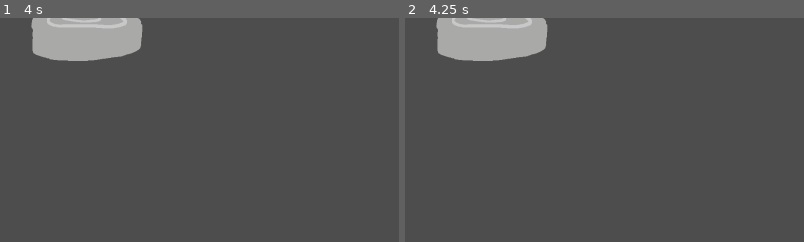
Above: before the commit, frames 1-2 (left to right).
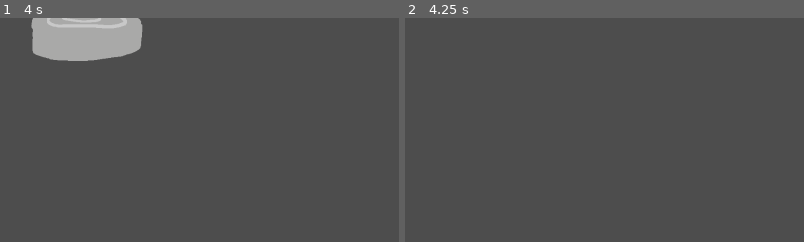
Above: after the commit, the same moments.

Repository: Atticus-Atticus/Monster-Menu
Game: Godot game, scene res://Scenes/Restaurant specific/test.tscn
Two runs of this game, one before a commit and one after it. Both use one fixed random seed, a clock stepped at 60 frames per second and the inputs below. This scene is started directly instead of the project's main scene.
Inputs (mouse positions are % of the whole screen's width and height, from its top left):
- Up to frame 1 (4 s): tap Enter at 0.5, 2, 3.5 s; move the mouse to (72, 45) at 0.52 s; click (72, 45) at 0.67 s; tap Space at 1.25, 2.75 s; move the mouse to (30, 55) at 1.27 s; click (30, 55) at 1.42 s; move the mouse to (60, 28) at 2.02 s; click (60, 28) at 2.17 s; move the mouse to (45, 70) at 2.77 s; click (45, 70) at 2.92 s; move the mouse to (80, 65) at 3.52 s; click (80, 65) at 3.67 s
- Up to frame 2 (4.25 s): tap Escape at 4.15 s
The pictures show only the part of the screen within x 0-50%, y 0-50%; the shares and areas given below are measured in that part.

Frame 1 is identical in both runs. In frame 2, 4.9% of the frame differs, in the area x 7-36%, y 0-20%.

Commit message:
18/3/26
- minigame can be exited
- temp assets easier to switch out (@export)]
- moved root code
- knows what gt_parent() does
- need to not use get_parent(). :(

Diff:
--- a/Scenes/Restaurant specific/npc.tscn
+++ b/Scenes/Restaurant specific/npc.tscn
@@ -72,8 +72,9 @@
 &"Slide onto screen": SubResource("Animation_7duf1")
 }
 
-[node name="NPC" type="Area2D" unique_id=557610033]
+[node name="NPC" type="Area2D" unique_id=557610033 node_paths=PackedStringArray("Appearance_Frames")]
 script = ExtResource("1_wxogn")
+Appearance_Frames = NodePath("CollisionShape2D/Sprites")
 
 [node name="CollisionShape2D" type="CollisionShape2D" parent="." unique_id=82528523]
 shape = SubResource("RectangleShape2D_3483m")
--- a/Scenes/Restaurant specific/test.tscn
+++ b/Scenes/Restaurant specific/test.tscn
@@ -29,3 +29,5 @@
 [node name="Slime" type="Sprite2D" parent="Area2D" unique_id=1381656819]
 position = Vector2(-133, -47.5)
 texture = ExtResource("3_ikq41")
+
+[connection signal="input_event" from="Area2D" to="." method="_on_area_2d_input_event"]
--- a/Scripts/Restaurant/fridge.gd
+++ b/Scripts/Restaurant/fridge.gd
@@ -1,6 +1,6 @@
 extends Area2D
 
-@export var slinkFridge = preload("res://Assets/Temp Assets/fridge 2.png")
+@onready var slinkFridge = preload("res://Assets/Temp Assets/fridge 2.png")
 
 
 #changing the sprite if slink gets looted.
--- a/Scripts/Restaurant/npc.gd
+++ b/Scripts/Restaurant/npc.gd
@@ -1,19 +1,16 @@
 extends Area2D
+
+@export var Appearance_Frames: AnimatedSprite2D
+@onready var clickLeft = 3
+#var canCusOrder = get_parent().canCustomerOrder
 
 var RanNumGen = RandomNumberGenerator.new()
 var canInteract = false
 var Appearance = 0
 
-#@onready is shorthand 4 assigning a variable in func _ready()!
-@onready var Appearance_Frames = $CollisionShape2D/Sprites
-@onready var clickLeft = 3
-#@onready var restaurant = $"."
-#var canCusOrder = restaurant.canCustomerOrder
-
 
 func _ready():
 	RandomiseAppearance()
-
 
 #----------------------------------FUNCTIONS-----------------------------
 func RandomiseAppearance():
@@ -28,12 +25,12 @@
 		on_click()
 
 func on_click():
-	if clickLeft == 0:
-		#canCusOrder = true
-		queue_free()
-	else:
+	if clickLeft != 0:
 		print("Click")
 		clickLeft -= 1
+	else:
+		#get_parent().canCustomerOrder = true
+		queue_free()
 
 #Lets player interact ONLY when NPC is centred
 func _on_animation_player_animation_finished(_anim_name: StringName):
--- a/Scripts/Restaurant/restaurant_scene.gd
+++ b/Scripts/Restaurant/restaurant_scene.gd
@@ -2,10 +2,12 @@
 
 #gets an ref 2 the spawner so i can call it here.
 #i want 2 be able 2 keep all of the npc queue code in here
-@onready var Spawner = $Kitchen/NPC_Spawner
+@onready var Spawner = $NPC_Spawner
 @onready var NPC = preload("res://Scenes/Restaurant specific/npc.tscn")
 
 var canCustomerOrder = true
+var orderFulfilled = false
+var minigameOpen = false
 
 #----------------------------------FUNCTIONS----------------------------------
 func _physics_process(delta: float):
--- a/Scripts/Restaurant/stove.gd
+++ b/Scripts/Restaurant/stove.gd
@@ -3,15 +3,15 @@
 @export var testGame = preload("res://Scenes/Restaurant specific/test.tscn")
 
 
+#----------------------------------FUNCTIONS----------------------------------
 func _on_input_event(_viewport: Node, event: InputEvent, _shape_idx: int):
 		if event is InputEventMouseButton and event.button_index == MOUSE_BUTTON_LEFT and event.is_pressed():
 			on_click()
 
-
-#----------------------------------FUNCTIONS----------------------------------
 func on_click():
 	# activate minigame
 	print("Stove clicked")
+	get_parent().minigameOpen = true
 	spawn_at_center()
 
 func spawn_at_center():
--- a/Scripts/Restaurant/test.gd
+++ b/Scripts/Restaurant/test.gd
@@ -1,3 +1,17 @@
 extends Node2D
 
-#hello blud
+#when minigame finish successfully, orderFulfilled=true
+
+# debug use only - minigame should only exit when COMPLETE
+func _input(event):
+	if event is InputEventKey and event.keycode == KEY_ESCAPE and event.pressed:
+		queue_free()
+
+#----------------------------------FUNCTIONS-----------------------------
+func _on_area_2d_input_event(viewport: Node, event: InputEvent, shape_idx: int):
+	if event is InputEventMouseButton and event.button_index == MOUSE_BUTTON_LEFT and event.is_pressed():
+		print("clicked pan")
+
+func finishGame():
+	#get_parent().orderFullfilled = true
+	queue_free()
Not shown: 1 places in Scenes/Levels/Restaurant Scene.tscn that only renumber resources
